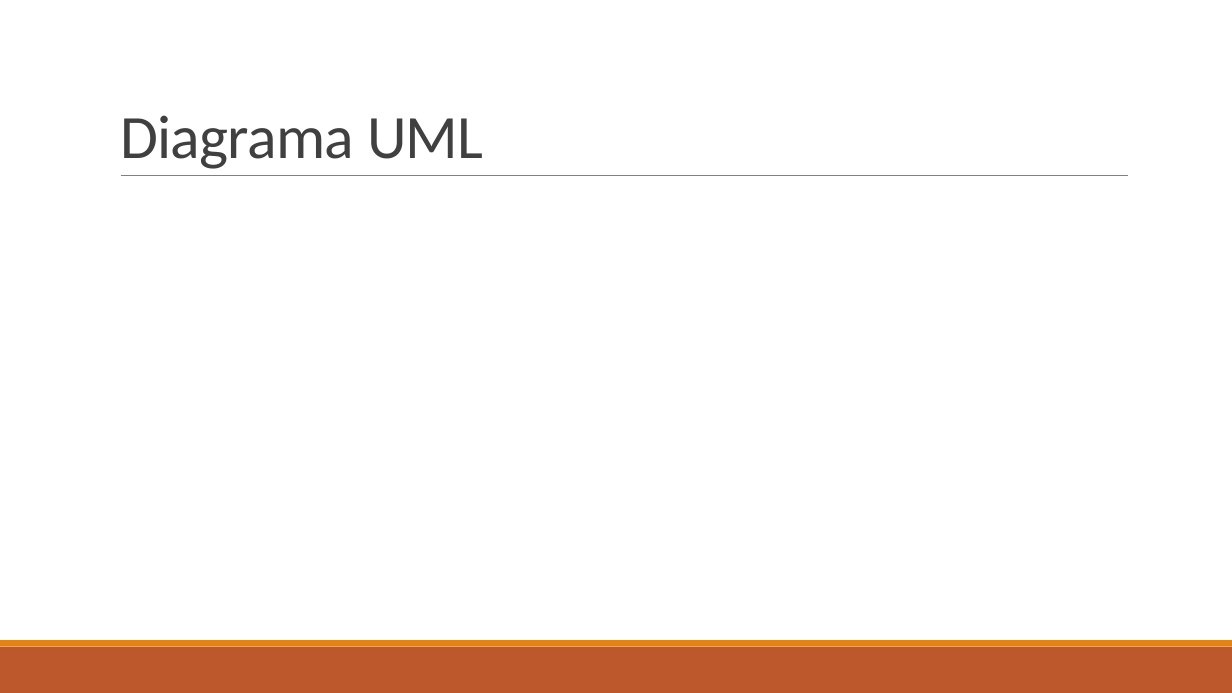
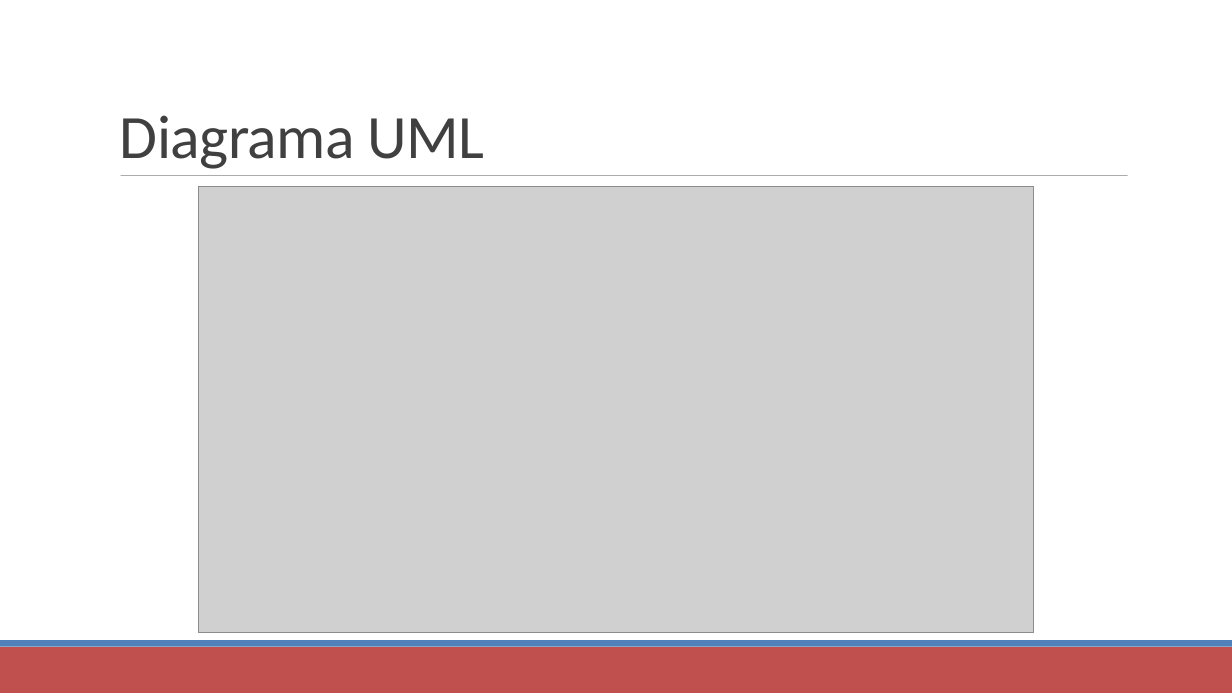
Before and after one commit to R-ronivaldo/LeitorDigital-Polimorfismo-, a slide deck: slide 3 of Requisitos Polimorfismo (1).pptx. Drawn at 1232x693 pixels with LibreOffice and Linux fonts; fonts in the diff are those of the drawing; grey boxes stand for pictures. Boxes give left, top, right and bottom in pixels: in the first picture for what was removed or moved away, otherwise in the second. Text is boxed around its words. In the diff, an @@ line names an element or a change of style, - is before the commit and + after.

```diff
--- a/Requisitos Polimorfismo (1).pptx
+++ b/Requisitos Polimorfismo (1).pptx
@@ text "Diagrama UML" at box(120, 115, 484, 169): line spacing 0.85 to 1 @@
@@ line (121, 176) - (1128, 176): stroke #808080 0.5 pt to #808080 0.51 pt @@
@@ picture added at box(199, 187, 1034, 633) @@
@@ rectangle at box(0, 647, 1232, 693): fill #BD582C to #C0504D @@
@@ rectangle at box(0, 640, 1232, 647): fill #E48312 to #4F81BD @@
```
Also in this commit, not shown: 15 other slides changed.
